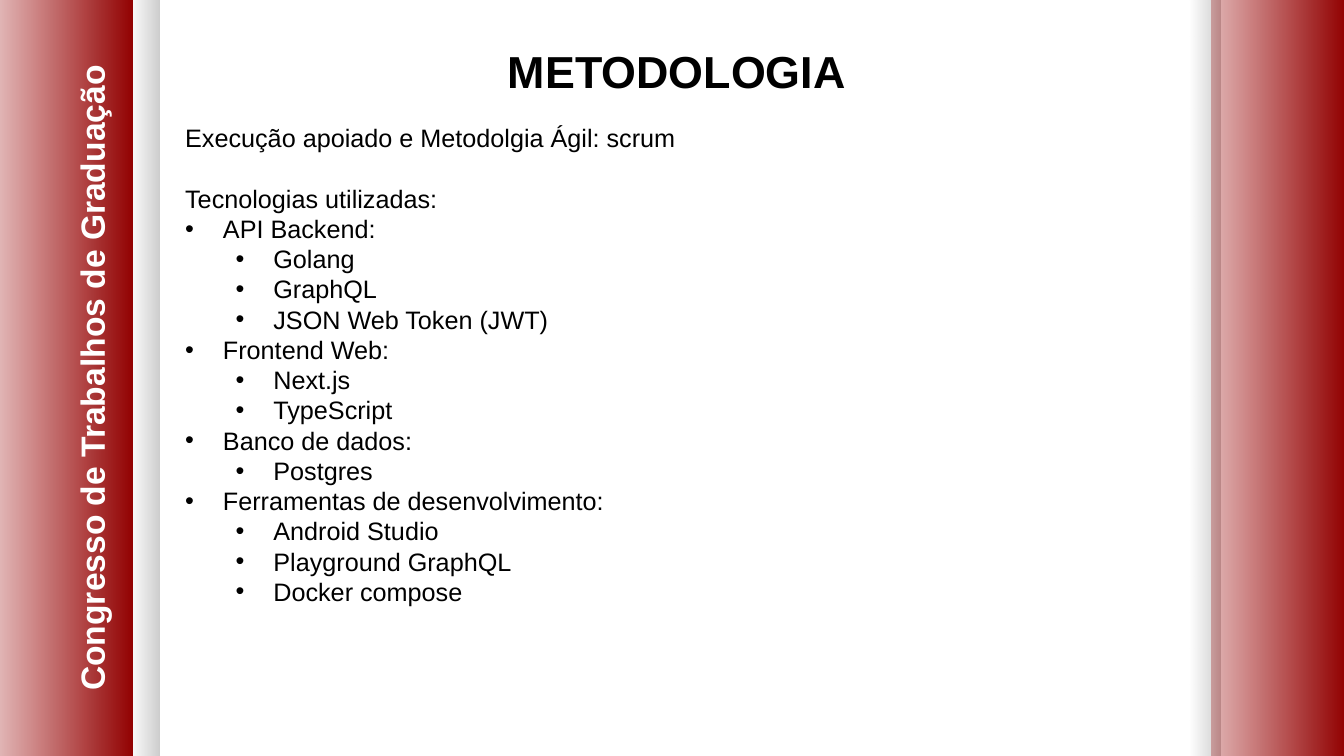
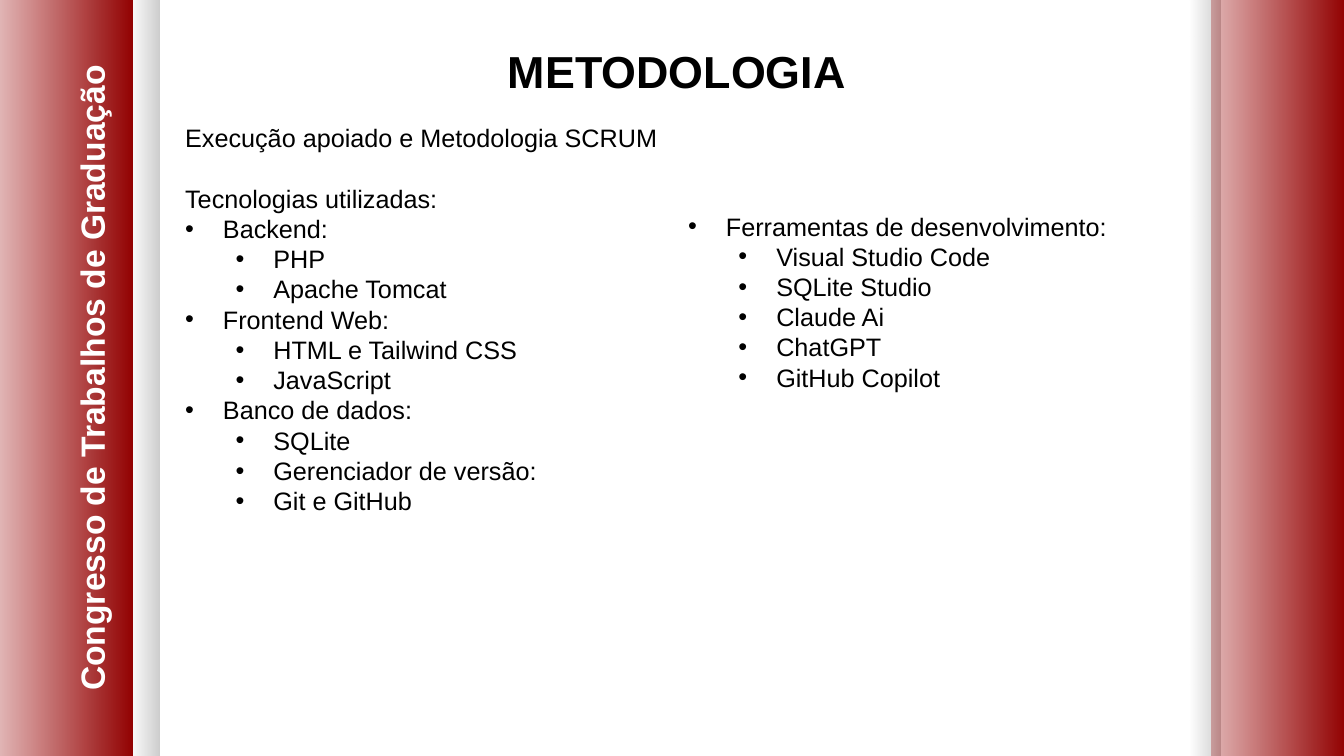
Before and after one commit to AntonioMenelau/FatecConnect-TG, a slide deck: slide 3 of documentação/Apresentação - FatecConnect.pptx. Drawn at 1344x756 pixels with LibreOffice and Linux fonts; fonts in the diff are those of the drawing; background and template pictures are left out. Boxes give left, top, right and bottom in pixels: in the first picture for what was removed or moved away, otherwise in the second. Text is boxed around its words. In the diff, an @@ line names an element or a change of style, - is before the commit and + after.

```diff
--- a/documentação/Apresentação - FatecConnect.pptx
+++ b/documentação/Apresentação - FatecConnect.pptx
@@ text at (x1=185, y1=128, x2=657, y2=153): text changed @@
-Execução apoiado e Metodolgia Ágil: scrum
+Execução apoiado e Metodologia SCRUM
@@ text at (x1=223, y1=219, x2=446, y2=304): text changed @@
-• API Backend:
-  • Golang
-  • GraphQL
-  • JSON Web Token (JWT)
+• Backend:
+  • PHP
+  • Apache Tomcat
@@ text added at (x1=726, y1=217, x2=1107, y2=392), 18 pt, text #000000 @@
+• Ferramentas de desenvolvimento:
+  • Visual Studio Code
+  • SQLite Studio
+  • Claude Ai
+  • ChatGPT
+  • GitHub Copilot
@@ text at (x1=273, y1=340, x2=517, y2=395): text changed @@
-  • Next.js
-  • TypeScript
+  • HTML e Tailwind CSS
+  • JavaScript
@@ text at (x1=273, y1=431, x2=537, y2=511): text changed @@
-  • Postgres
-• Ferramentas de desenvolvimento:
-  • Android Studio
-  • Playground GraphQL
-  • Docker compose
+  • SQLite
+  • Gerenciador de versão:
+  • Git e GitHub
```
Also in this commit, not shown: 5 other slides changed, 6 slides added, 1 slide removed.
